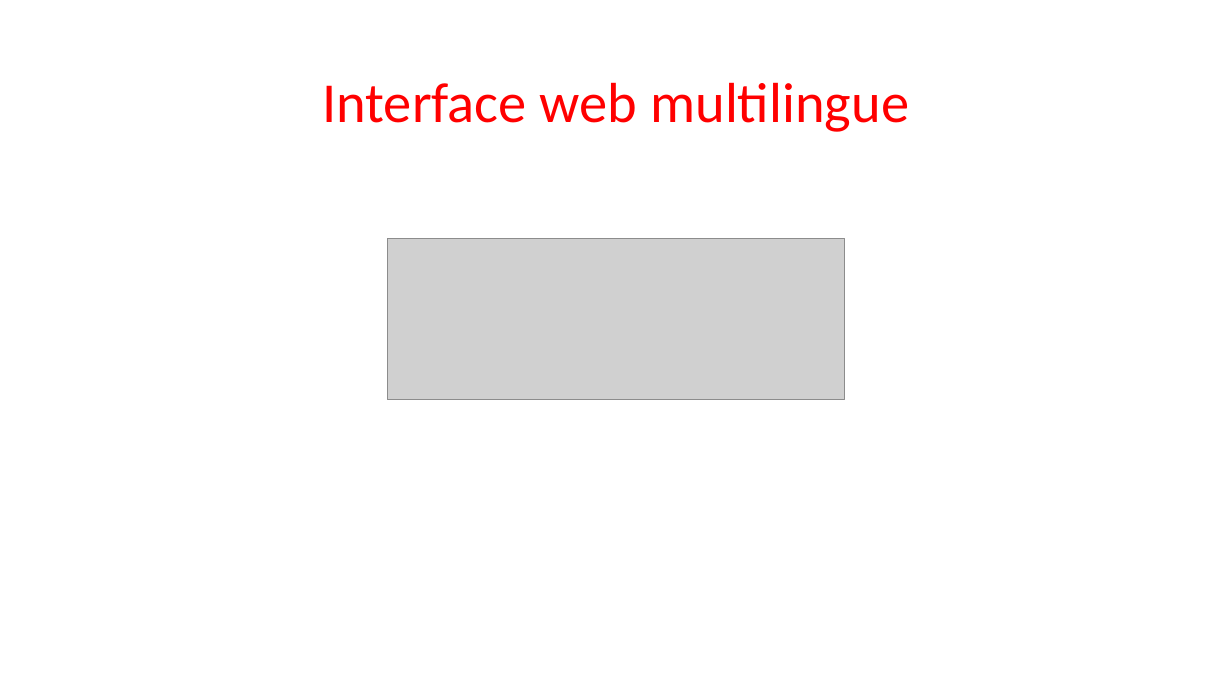
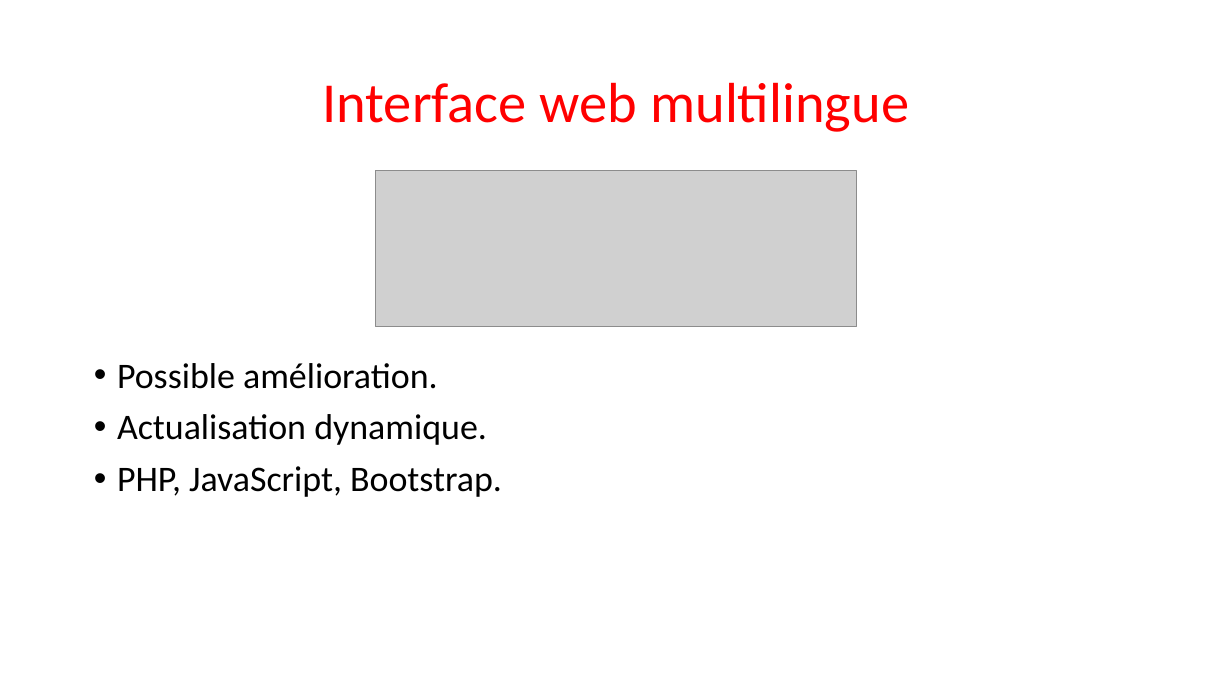
Before and after one commit to Sle3pingForest/StageL3, a slide deck: slide 8 of RapportNam/Nouveau Microsoft PowerPoint Presentation.pptx (slide 5 before the commit). Drawn at 1232x693 pixels with LibreOffice and Linux fonts; fonts in the diff are those of the drawing; grey boxes stand for pictures. Boxes give left, top, right and bottom in pixels: in the first picture for what was removed or moved away, otherwise in the second. Text is boxed around its words. In the diff, an @@ line names an element or a change of style, - is before the commit and + after.

```diff
--- a/RapportNam/Nouveau Microsoft PowerPoint Presentation.pptx
+++ b/RapportNam/Nouveau Microsoft PowerPoint Presentation.pptx
@@ picture added at box(375, 171, 857, 327) @@
@@ picture removed at box(387, 238, 845, 400) @@
@@ text added at box(117, 363, 502, 497), 28 pt, text #000000 @@
+• Possible amélioration.
+• Actualisation dynamique.
+• PHP, JavaScript, Bootstrap.
```
Also in this commit, not shown: 5 other slides changed, 7 slides added, 4 slides removed, 4 other files.
